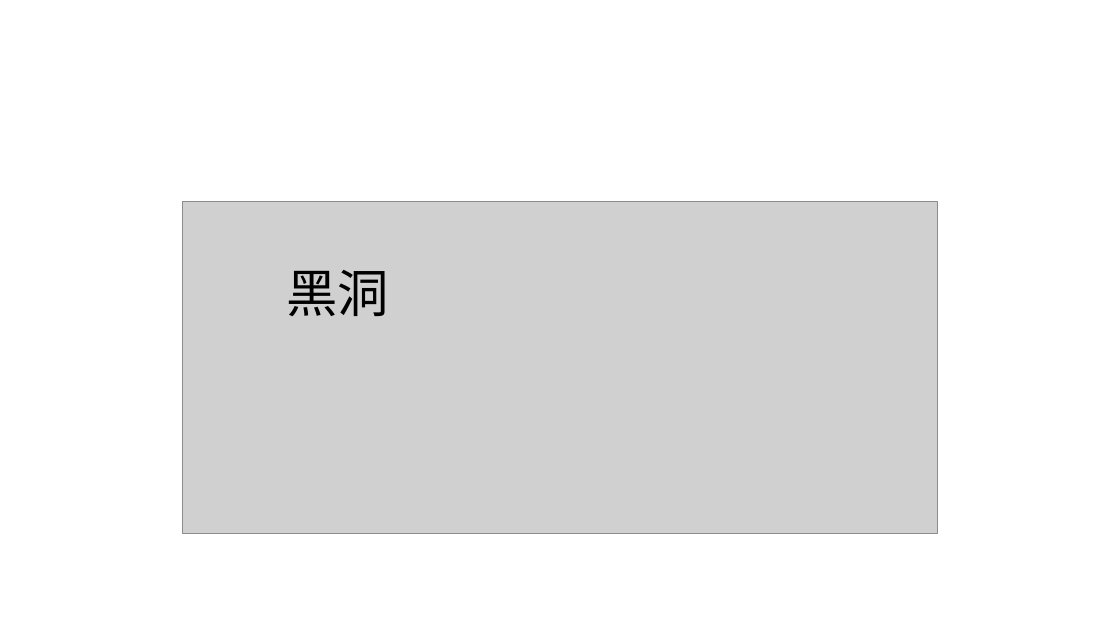
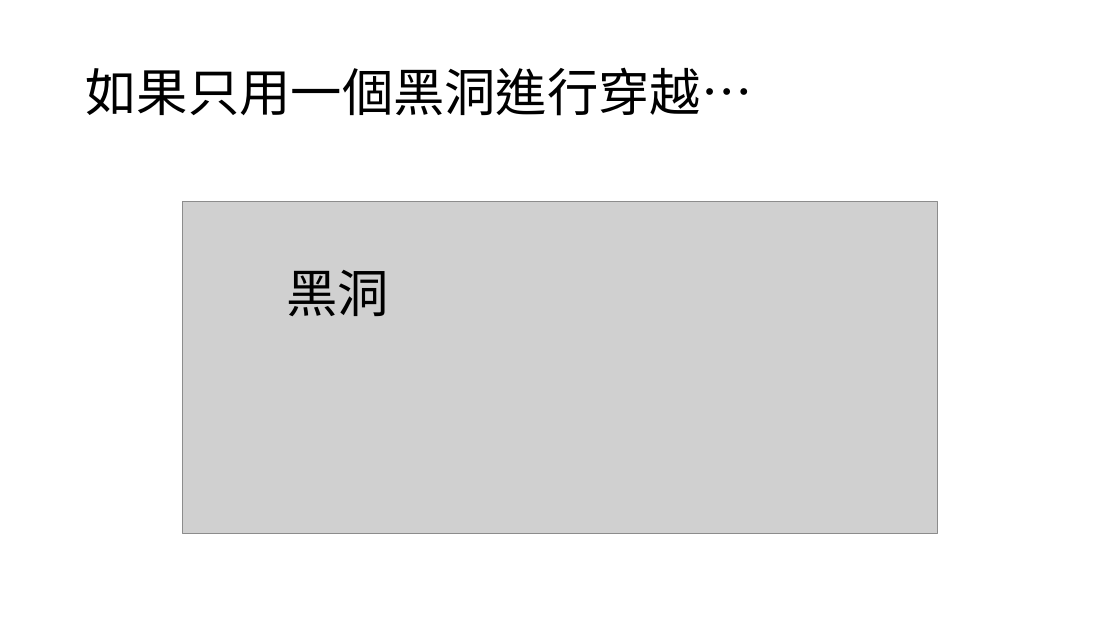
Before and after one commit to TaiChunYen/git, a slide deck: slide 22 of W044週報_戴君諺.pptx. Drawn at 1120x630 pixels with LibreOffice and Linux fonts; fonts in the diff are those of the drawing; grey boxes stand for pictures. Boxes give left, top, right and bottom in pixels: in the first picture for what was removed or moved away, otherwise in the second. Text is boxed around its words. In the diff, an @@ line names an element or a change of style, - is before the commit and + after.

```diff
--- a/W044週報_戴君諺.pptx
+++ b/W044週報_戴君諺.pptx
@@ title added at [85,67,753,116], 44 pt, text #000000 @@
+如果只用一個黑洞進行穿越…
```
Also in this commit, not shown: 11 other slides changed.
